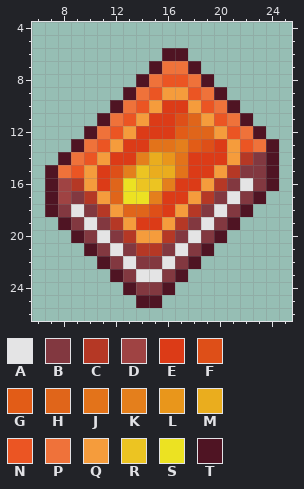
A pixel-art sprite gets an edit: Assets/Sprites/Spells/Icons/fireball.png. Above, as it was before the edit.
The file is 32x32 pixels. Colours within 5 levels of each other are drawn and written as one. Shown: x 6..25, y 4..26.
Palette (. is transparent): A #e4e4e5  B #823840  C #b53825  D #9f4343  E #dc3b17  F #de4f18  G #e25c17  H #e0651a  J #e3731a  K #e47f1c  L #e9961b  M #eaad1e  N #eb5523  P #ef723a  Q #f59c3c  R #ecc422  S #ece222  T #4f1423
Pixels before, first column x 7:
 6 .........TT.......
 7 ........TPPT......
 8 .......TPNNPT.....
 9 ......TPNQQNPT....
10 .....TPNQEEQNPT...
11 ....TPNQEEFHQNPT..
12 ...TPNQEEEGHHQNPT.
13 ..TPNQEEJJKGFEQNPT
14 .TPNQEEKMLJEEEQCBT
15 TPNQEFKRMMJEEQCBBT
16 TDCQEHSRRKEEQCBABT
17 TDBCQHSSKEEQCBABT.
18 TBABCQHHFEQCBABT..
19 .TBABCQEEQCBABT...
20 ..TBABCQQCBABT....
21 ...TBABCCBABT.....
22 ....TBABBABT......
23 .....TBAABT.......
24 ......TBBT........
25 .......TT.........
New version:
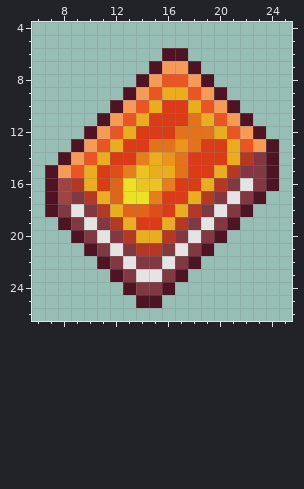
The exact change:
colour P: #ef723a -> #f69b56
Changed rows in their new state; - is a pixel that keeps its letter.
first column x 10:
 9 ------MM----
10 -----M--M---
11 ----M--EJM--
12 ---M---JJJM-
13 --M----LJE-M
14 -M---------M
15 M---------M-
16 M--------M--
17 -M------M---
18 --M----M----
19 ---M--M-----
20 ----MM------
